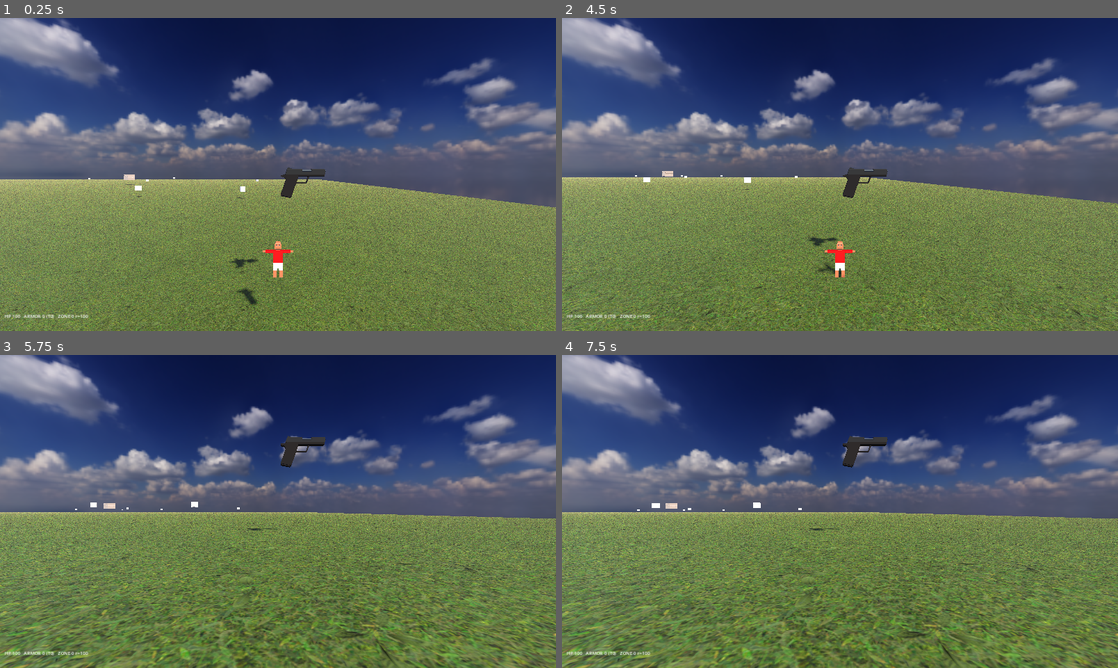
Above: before the commit, frames 1-4 (two rows, left to right).
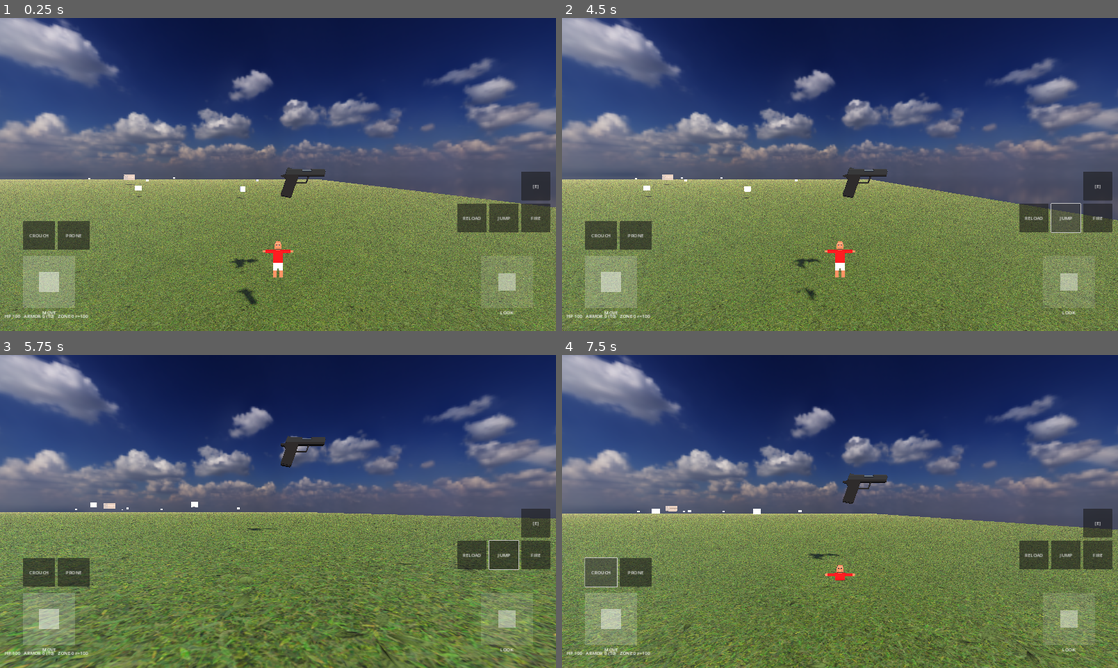
Above: after the commit, the same moments.

Repository: nvrohan/kurukshetra
Game: Godot game, scene res://scenes/match.tscn
The game is run twice, just before and just after one commit, with the same random seed, the same clock (stepped at 60 frames per second) and the same inputs. This scene is started directly instead of the project's main scene.
Inputs (mouse positions are in pixels of both pictures, inside the frame that each line leads up to):
- Up to frame 1 (0.25 s): no input
- Up to frame 2 (4.5 s): move the mouse to (962, 158) at 0.52 s; hold D (move_right) 0.53-1.25 s; click (962, 158) at 0.6 s; tap Space (jump) at 0.77 s; drag from (728, 190) to (812, 237) at 1.27 s; move the mouse to (895, 105) at 2.02 s; hold D (move_right) 2.03-2.75 s; click (895, 105) at 2.1 s; drag from (812, 237) to (673, 127) at 2.77 s; click (1095, 218) at 3.5 s, where only the run after the commit has a clickable "FIRE"; click (1067, 218) at 4.25 s, where only the run after the commit has a clickable "JUMP"
- Up to frame 3 (5.75 s): move the mouse to (444, 558) at 5.02 s; hold A (move_left) from 5.03 s (still down); tap Z (prone) at 5.1 s; tap Space (jump) at 5.27 s; click (444, 558) at 5.3 s; tap R (reload) at 5.65 s
- Up to frame 4 (7.5 s): release A (move_left) at 5.75 s; drag from (673, 464) to (756, 433) at 5.77 s; click (1095, 524) at 6.5 s, where only the run after the commit has a clickable "[E]"; click (600, 570) at 7.25 s, where only the run after the commit has a clickable "CROUCH"

The runs differ from the first frame. In frame 1, 4.8% of the frame differs, in the area x 4-99%, y 49-95%; in frame 2, 25%; in frame 3, 4.9%; in frame 4, 28%, in the area x 0-100%, y 25-100%.

Commit message:
fix(touch): show HUD reliably on Android + add real look/camera control
Two bugs caused 'frozen, no controls' on phone:
1. touch_hud visibility gate could misfire and call set_process_input(false),
   killing all input. Now shows on Android/iOS/touchscreen/forced, logs the
   decision, and never disables input as a side effect.
2. player.gd had NO look/camera rotation code at all; the look stick faked
   InputEventMouseMotion which Android ignores. Added Player.apply_look()
   (body yaw + clamped spring-arm pitch), desktop mouse-look via
   _unhandled_input, and TouchHud now calls apply_look() directly.

Movement was already correct (Input.get_vector + action_press from sticks);
the freeze was the HUD never appearing.

Diff:
--- a/scripts/player/player.gd
+++ b/scripts/player/player.gd
@@ -64,6 +64,35 @@
 	camera.current = (peer_id == multiplayer.get_unique_id())
 	_apply_stance_visuals(stance)
 	print("[Player %d] ready, authority=%d, camera_local=%s" % [peer_id, get_multiplayer_authority(), camera.current])
+
+# --- Look / camera control ------------------------------------------------
+# Yaw is applied to the body (so movement, which is relative to transform.basis,
+# follows where you look). Pitch is applied to the SpringArm3D and clamped.
+const LOOK_PITCH_MIN := deg_to_rad(-75.0)
+const LOOK_PITCH_MAX := deg_to_rad(70.0)
+const MOUSE_LOOK_SENS := 0.003   # radians per pixel (desktop)
+var _pitch: float = 0.0
+
+# Public look API — called by TouchHud (mobile) with a per-frame delta, and by
+# _unhandled_input (desktop mouse). delta is in "look units" already scaled by
+# the caller; we apply a small internal factor so touch + mouse feel similar.
+func apply_look(look_delta: Vector2) -> void:
+	if not is_multiplayer_authority():
+		return
+	# Yaw: turn the whole body left/right.
+	rotate_y(-look_delta.x)
+	# Pitch: tilt the camera arm up/down, clamped.
+	_pitch = clamp(_pitch - look_delta.y, LOOK_PITCH_MIN, LOOK_PITCH_MAX)
+	if spring_arm:
+		spring_arm.rotation.x = _pitch
+
+func _unhandled_input(event: InputEvent) -> void:
+	# Desktop mouse-look (when captured). Mobile look comes via apply_look()
+	# called directly from TouchHud, not through synthetic mouse events.
+	if not is_multiplayer_authority():
+		return
+	if event is InputEventMouseMotion and Input.mouse_mode == Input.MOUSE_MODE_CAPTURED:
+		apply_look(event.relative * MOUSE_LOOK_SENS)
 
 func _physics_process(delta: float) -> void:
 	# Only the input-authority peer drives movement (D3 model: each client
--- a/scripts/ui/touch_hud.gd
+++ b/scripts/ui/touch_hud.gd
@@ -57,13 +57,35 @@
 var _vright: float = 0.0
 
 func _ready() -> void:
-	# Only show on mobile. Desktop builds keep the desktop input map.
-	if not OS.has_feature("mobile") and not OS.has_feature("touch"):
+	# Decide whether this is a touch device. Be GENEROUS: a false negative
+	# here freezes the player (no controls + set_process_input(false)), which
+	# is exactly the bug we are fixing. Show controls if ANY signal says touch.
+	var os_name := OS.get_name()
+	var is_mobile_os := os_name == "Android" or os_name == "iOS"
+	var has_mobile_feat := OS.has_feature("mobile")
+	var has_touch_feat := OS.has_feature("touch")
+	var touchscreen := DisplayServer.is_touchscreen_available()
+	# Allow a manual override for desktop testing: run with --touch-hud.
+	var forced := "--touch-hud" in OS.get_cmdline_user_args()
+	var show_touch := is_mobile_os or has_mobile_feat or has_touch_feat or touchscreen or forced
+
+	print("[TouchHud] os=%s mobile_feat=%s touch_feat=%s touchscreen=%s forced=%s -> show=%s" % [
+		os_name, has_mobile_feat, has_touch_feat, touchscreen, forced, show_touch])
+
+	if not show_touch:
+		# Desktop without touch: hide widgets but DO NOT kill _input — harmless,
+		# and keeps behaviour debuggable. Just stay invisible.
 		visible = false
-		set_process_input(false)
 		return
-	# Cover the whole screen but pass non-widget taps through.
+
+	visible = true
+	# Make sure we actually receive screen-touch/drag events. _input() fires
+	# regardless of mouse_filter, but be explicit and keep the root pass-through
+	# so taps on empty areas reach the 3D world.
 	mouse_filter = Control.MOUSE_FILTER_IGNORE
+	set_process_input(true)
+	# Ensure the HUD fills the viewport even if instanced oddly.
+	set_anchors_and_offsets_preset(Control.PRESET_FULL_RECT)
 	_reset_knob(move_knob, move_base)
 	_reset_knob(look_knob, look_base)
 	_wire_buttons()
@@ -153,9 +175,30 @@
 		Input.action_release(action)
 
 func _emit_look(rel: Vector2) -> void:
-	# Synthesise a mouse-motion event so existing code that reads
-	# InputEventMouseMotion in player.gd / camera scripts keeps working.
-	var ev := InputEventMouseMotion.new()
-	ev.relative = rel * LOOK_SENSITIVITY
-	ev.velocity = rel * LOOK_SENSITIVITY
-	Input.parse_input_event(ev)
+	# Drive look by calling the local player's apply_look() directly. Synthetic
+	# InputEventMouseMotion does NOT reliably reach gameplay code on Android,
+	# so we resolve our own input-authority player and rotate it.
+	var p := _local_player()
+	if p and p.has_method("apply_look"):
+		# Scale screen-pixel delta into radians. Tuned to feel close to mouse.
+		p.apply_look(rel * TOUCH_LOOK_SENS)
+
+const TOUCH_LOOK_SENS := 0.005   # radians per screen pixel
+
+# Cache the local player lookup; the match repopulates Players each round.
+var _cached_player: Node = null
+func _local_player() -> Node:
+	if _cached_player and is_instance_valid(_cached_player):
+		return _cached_player
+	var my_id := multiplayer.get_unique_id() if multiplayer.has_multiplayer_peer() else 1
+	# Players live under Match/Players/<peer_id> (see match.gd).
+	var match_node := get_tree().get_first_node_in_group("match")
+	if match_node == null:
+		return null
+	var players := match_node.get_node_or_null("Players")
+	if players == null:
+		return null
+	var node := players.get_node_or_null(str(my_id))
+	if node:
+		_cached_player = node
+	return node
